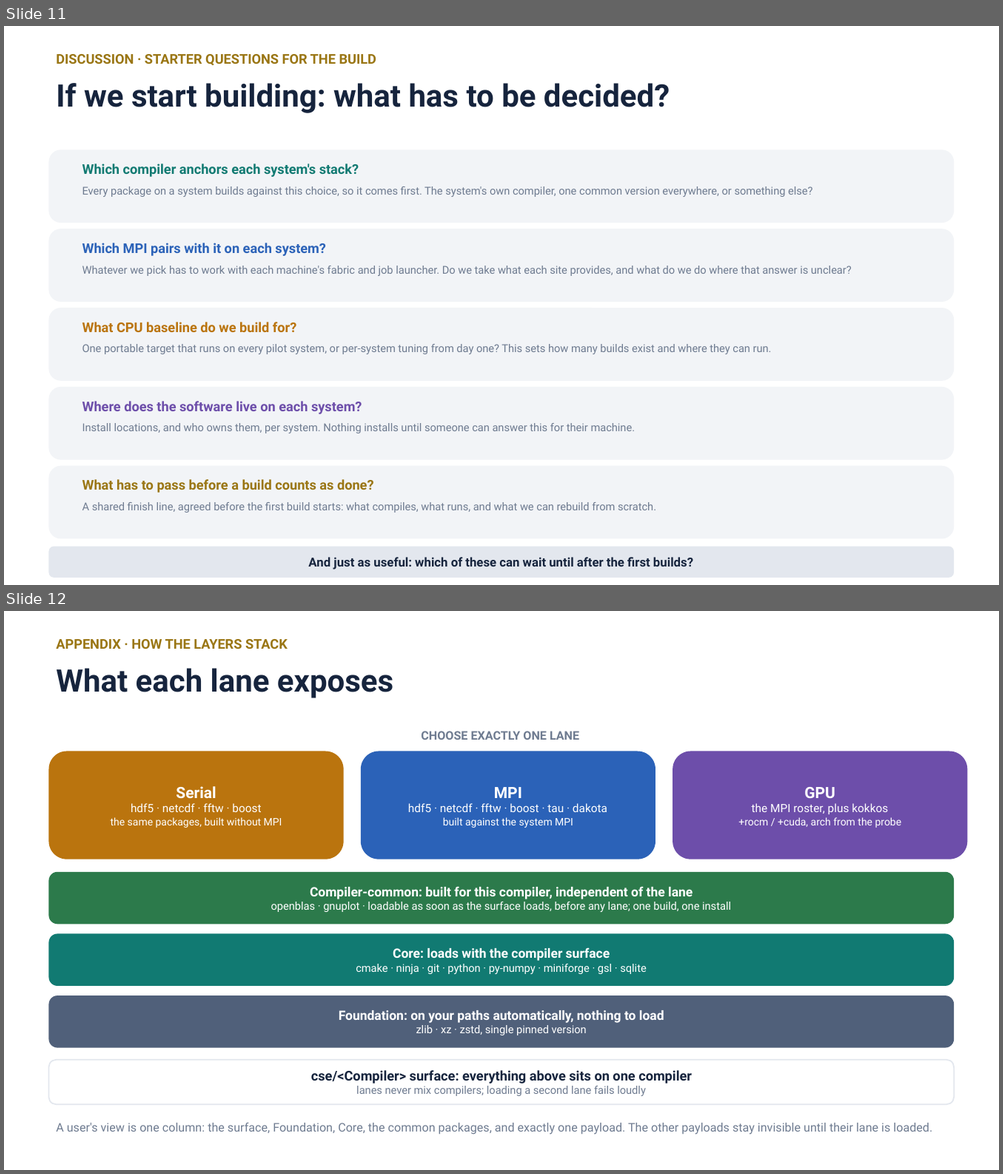
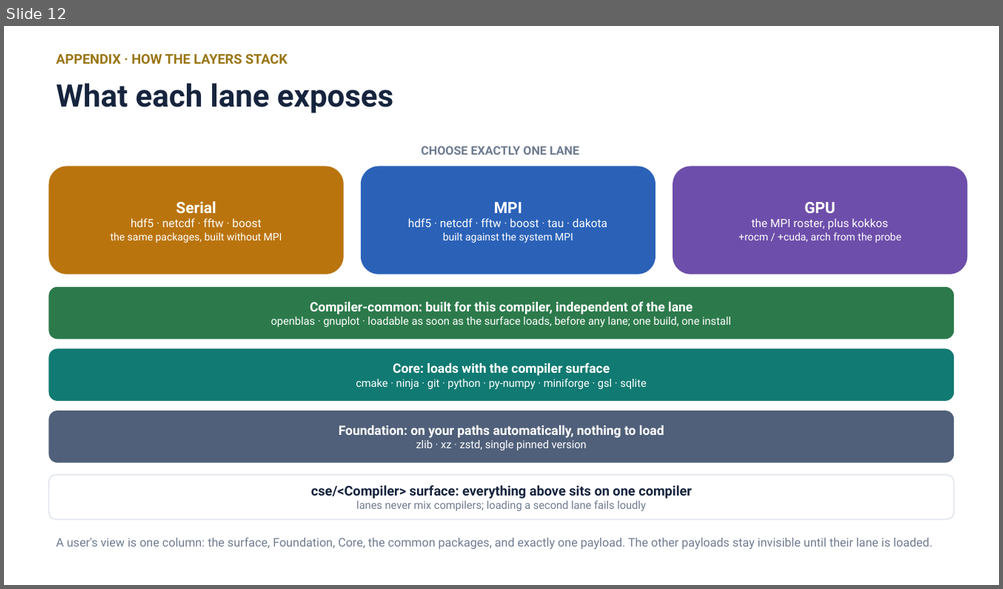
Before and after one commit to ray12514/stack-planning, a slide deck: presentations/cse_lanes_model.pptx. Shown one above the other, each under a label of ours: slides 11 and 12 before the commit, slide 12 after it. The pictures are 1003x1174 and 1003x589 pixels, drawn with LibreOffice and Linux fonts; fonts in the diff are those of the drawing. Boxes give left, top, right and bottom in pixels: in the first picture for what was removed or moved away, otherwise in the second. Text is boxed around its words. In the diff, an @@ line names an element or a change of style, - is before the commit and + after.

Commit message:
Reframe starter questions; add version-anchor question to open questions

```diff
--- a/presentations/cse_lanes_model.pptx
+++ b/presentations/cse_lanes_model.pptx
@@ slide 11 removed at [4, 26, 999, 585], background #FFFFFF @@
@@ text removed at [56, 54, 377, 65] @@
-DISCUSSION · STARTER QUESTIONS FOR THE BUILD
@@ text removed at [56, 83, 669, 113] @@
-If we start building: what has to be decided?
@@ rounded rectangle removed at [48, 150, 954, 223] @@
@@ text removed at [82, 164, 358, 177] @@
-Which compiler anchors each system's stack?
@@ text removed at [82, 187, 813, 197] @@
-Every package on a system builds against this choice, so it comes first. The system's own compiler, one common version everywhere, or something else?
@@ rounded rectangle removed at [48, 229, 954, 302] @@
@@ text removed at [82, 243, 326, 256] @@
-Which MPI pairs with it on each system?
@@ text removed at [82, 266, 851, 276] @@
-Whatever we pick has to work with each machine's fabric and job launcher. Do we take what each site provides, and what do we do where that answer is unclear?
@@ rounded rectangle removed at [48, 308, 954, 381] @@
@@ text removed at [82, 322, 296, 332] @@
-What CPU baseline do we build for?
@@ text removed at [82, 344, 771, 355] @@
-One portable target that runs on every pilot system, or per-system tuning from day one? This sets how many builds exist and where they can run.
@@ rounded rectangle removed at [48, 387, 954, 460] @@
@@ text removed at [82, 401, 362, 414] @@
-Where does the software live on each system?
@@ text removed at [82, 423, 635, 434] @@
-Install locations, and who owns them, per system. Nothing installs until someone can answer this for their machine.
@@ rounded rectangle removed at [48, 466, 954, 540] @@
@@ text removed at [82, 480, 374, 493] @@
-What has to pass before a build counts as done?
@@ text removed at [82, 503, 656, 513] @@
-A shared finish line, agreed before the first build starts: what compiles, what runs, and what we can rebuild from scratch.
@@ rounded rectangle removed at [48, 547, 954, 578] @@
-And just as useful: which of these can wait until after the first builds?
```
Also in this commit, not shown: 1 slide changed, 1 slide added, 1 other file.
